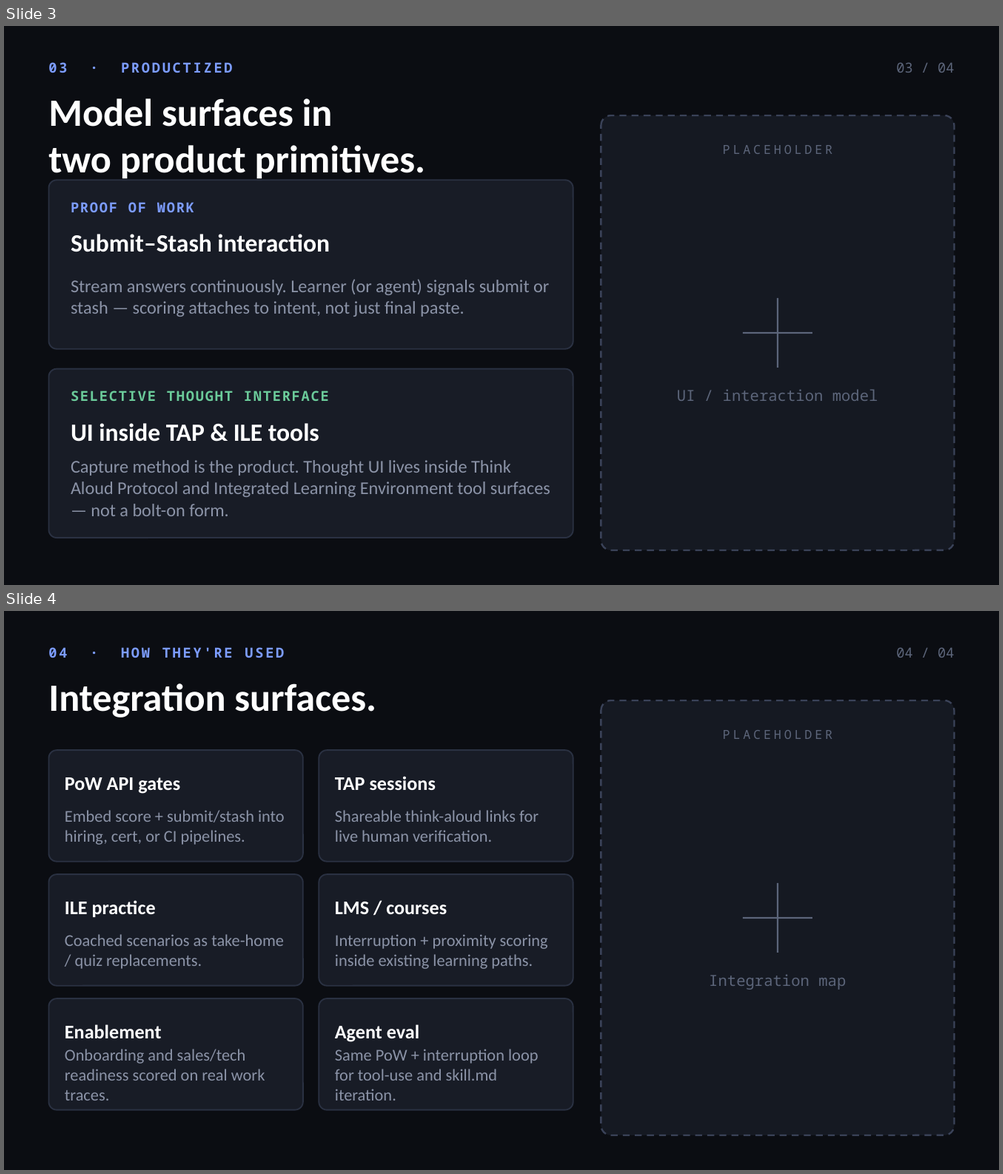
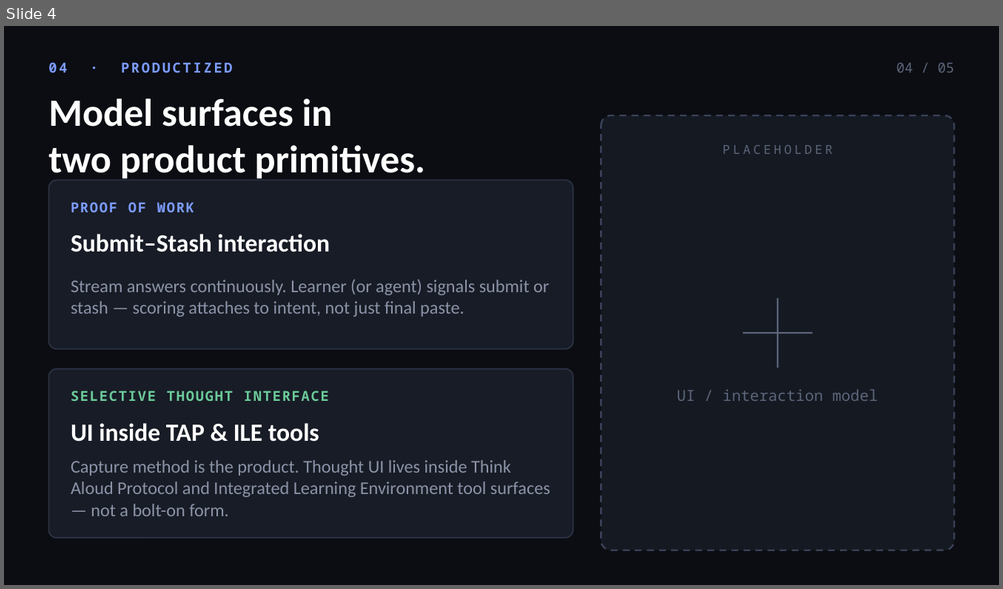
Before and after one commit to dncolomer/openlesson, a slide deck: docs/pitch/product-pitch.pptx. Shown one above the other, each under a label of ours: slides 3 and 4 before the commit, slide 4 after it. The pictures are 1003x1174 and 1003x589 pixels, drawn with LibreOffice and Linux fonts; fonts in the diff are those of the drawing. Boxes give left, top, right and bottom in pixels: in the first picture for what was removed or moved away, otherwise in the second. Text is boxed around its words. In the diff, an @@ line names an element or a change of style, - is before the commit and + after.

Commit message:
Expand product pitch with video media and per-product use cases.
Ship selective-interface video on TAP method slides, full config-space art, and one use-case slide per product so the deck stays readable without scroll. Also polish SalesSlideDeck media layout and related orbit coach/demo and pitch content updates.

```diff
--- a/docs/pitch/product-pitch.pptx
+++ b/docs/pitch/product-pitch.pptx
@@ slide 4 removed at [4,611,999,1170], background #FFFFFF @@
@@ rectangle removed at [4,611,999,1170] @@
@@ text removed at [48,647,284,658] @@
-04 · HOW THEY'RE USED
@@ text removed at [896,647,953,658] @@
-04 / 04
@@ text removed at [48,684,376,718] @@
-Integration surfaces.
@@ rounded rectangle removed at [600,701,954,1136] @@
@@ text removed at [723,730,832,739] @@
-PLACEHOLDER
@@ rounded rectangle removed at [48,750,304,862] @@
@@ rounded rectangle removed at [319,750,574,862] @@
@@ text removed at [65,777,180,794] @@
-PoW API gates
@@ text removed at [335,776,435,790] @@
-TAP sessions
@@ text removed at [65,810,284,845] @@
-Embed score + submit/stash into hiring, cert, or CI pipelines.
@@ text removed at [335,810,538,842] @@
-Shareable think-aloud links for live human verification.
@@ rounded rectangle removed at [48,874,304,986] @@
@@ rounded rectangle removed at [319,874,574,986] @@
@@ line removed from (778, 883) to (778, 953) @@
@@ text removed at [65,900,156,917] @@
-ILE practice
@@ text removed at [335,902,447,914] @@
-LMS / courses
@@ line removed from (742, 918) to (811, 918) @@
@@ text removed at [65,934,284,969] @@
-Coached scenarios as take-home / quiz replacements.
@@ text removed at [335,934,548,969] @@
-Interruption + proximity scoring inside existing learning paths.
@@ text removed at [708,974,845,990] @@
-Integration map
@@ rounded rectangle removed at [48,999,304,1111] @@
@@ rounded rectangle removed at [319,999,574,1111] @@
@@ text removed at [65,1025,162,1039] @@
-Enablement
@@ text removed at [335,1025,419,1042] @@
-Agent eval
@@ text removed at [65,1049,265,1101] @@
-Onboarding and sales/tech readiness scored on real work traces.
@@ text removed at [335,1049,538,1101] @@
-Same PoW + interruption loop for tool-use and skill.md iteration.
@@ what was slide 3 is now slide 4 @@
@@ slide 4 changed as well @@
@@ text at [48,62,233,73]: text changed @@
-03 · PRODUCTIZED
+04 · PRODUCTIZED
@@ text at [896,62,953,73]: text changed @@
-03 / 04
+04 / 05
```
Also in this commit, not shown: 2 other slides changed, 2 slides added, 26 other files.
